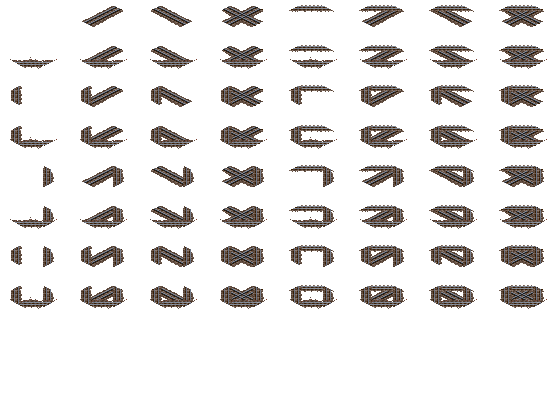
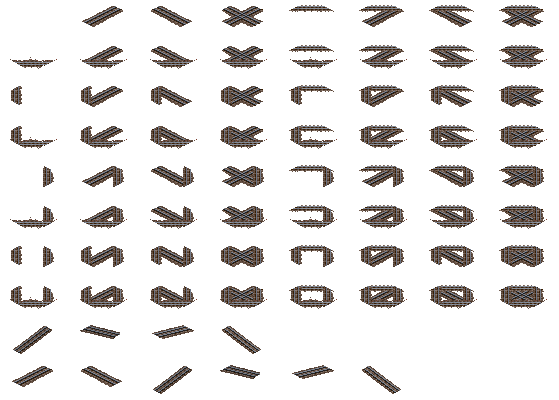
The second 559 × 400 image is a revision of the first. Changes to its layers:
added layer "1067_slopes copy" in group "Group 1" over (153, 365, 401, 394)
added layer "1067_slopes" in group "Group 1" over (13, 325, 261, 354)
added layer "b_parts_1067_jp_conc_blst_2" in group "Rows" over (81, 366, 122, 387)
added layer "b_parts_1067_jp_conc_blst_1" in group "Rows" over (12, 366, 53, 387)
